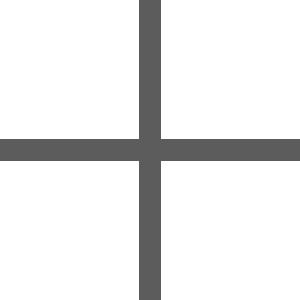
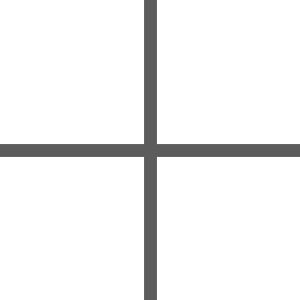
Comparing the layer stacks of the two 300px x 300px images. Changes:
painted on "Vertical" over [139, 0, 161, 300]
painted on "Horizontal" over [0, 139, 300, 161]
